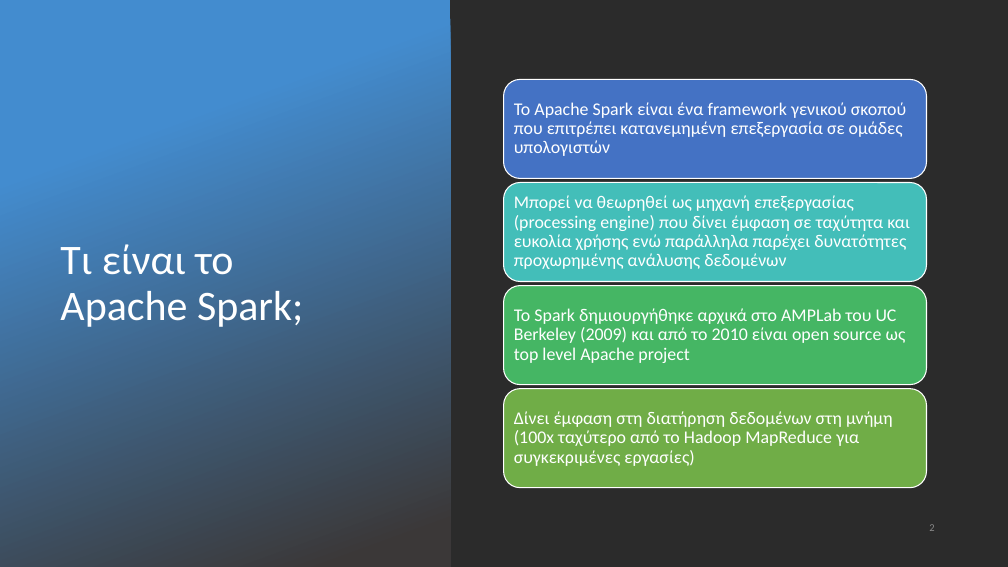
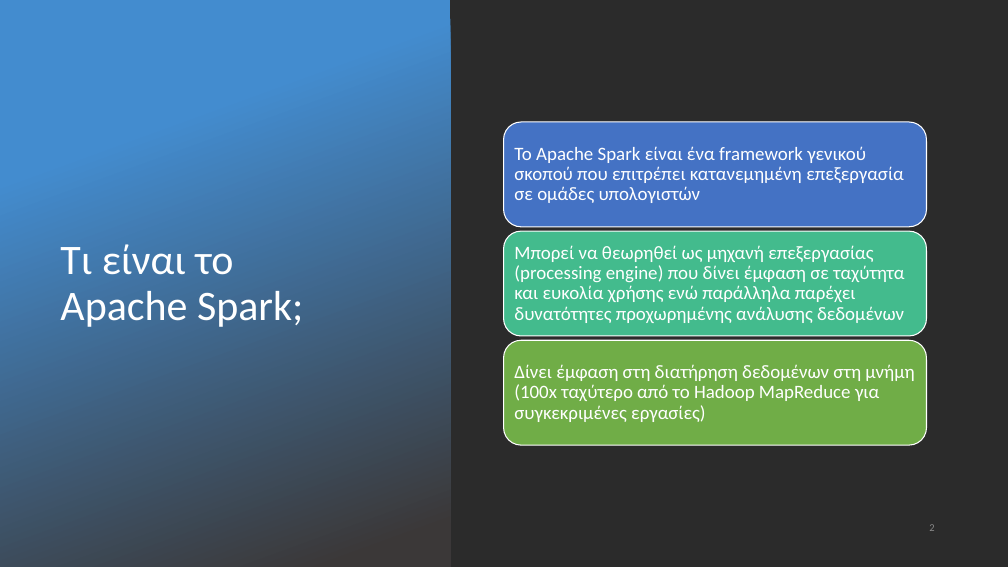
Before and after one commit to chgogos/big_data, a slide deck: slide 2 of 04. Apache Spark.pptx. Drawn at 1008x567 pixels with LibreOffice and Linux fonts; fonts in the diff are those of the drawing; background and template pictures are left out; a plain dark background stands for a picture behind light text. Boxes give left, top, right and bottom in pixels: in the first picture for what was removed or moved away, otherwise in the second. Text is boxed around its words. In the diff, an @@ line names an element or a change of style, - is before the commit and + after.

```diff
--- a/04. Apache Spark.pptx
+++ b/04. Apache Spark.pptx
@@ rounded rectangle: place and size @@
-rounded rectangle at box(504, 79, 926, 178)
+rounded rectangle at box(504, 122, 926, 227)
@@ text "Το Apache Spark είναι ένα ...": place and size @@
-text "Το Apache Spark είναι ένα ..." at box(514, 102, 906, 156)
+text "Το Apache Spark είναι ένα ..." at box(514, 146, 904, 203)
@@ rounded rectangle removed at box(504, 182, 926, 281) @@
@@ rounded rectangle: place and size @@
-rounded rectangle at box(504, 286, 926, 385)
+rounded rectangle at box(504, 231, 926, 337)
@@ rounded rectangle at box(504, 231, 926, 337): fill #45B664 to #43BB8D @@
@@ size 17 to 18 pt in 3 elements at box(514, 364, 914, 422), box(514, 146, 904, 203), box(514, 245, 904, 323) @@
@@ text "Μπορεί να θεωρηθεί ως μηχανή ...": place and size @@
-text "Μπορεί να θεωρηθεί ως μηχανή ..." at box(514, 195, 910, 269)
+text "Μπορεί να θεωρηθεί ως μηχανή ..." at box(514, 245, 904, 323)
@@ text removed at box(514, 308, 906, 363) @@
-Το Spark δημιουργήθηκε αρχικά στο AMPLab του UC Berkeley (2009) και από το 2010 είναι open source ως top level Apache project
@@ rounded rectangle: place and size @@
-rounded rectangle at box(504, 389, 926, 488)
+rounded rectangle at box(504, 340, 926, 445)
@@ text "Δίνει έμφαση στη διατήρηση δεδομένων ...": place and size @@
-text "Δίνει έμφαση στη διατήρηση δεδομένων ..." at box(514, 411, 893, 466)
+text "Δίνει έμφαση στη διατήρηση δεδομένων ..." at box(514, 364, 914, 422)
```
Also in this commit, not shown: 1 other slide changed, 5 slides added, 9 other files.
